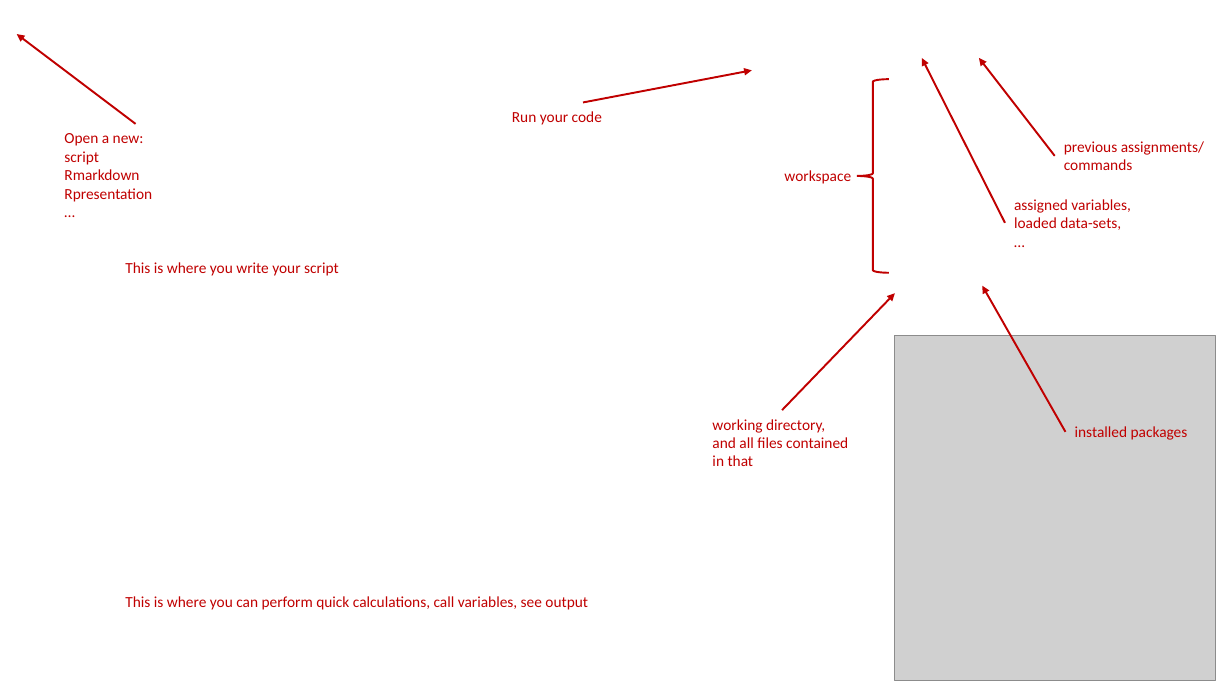
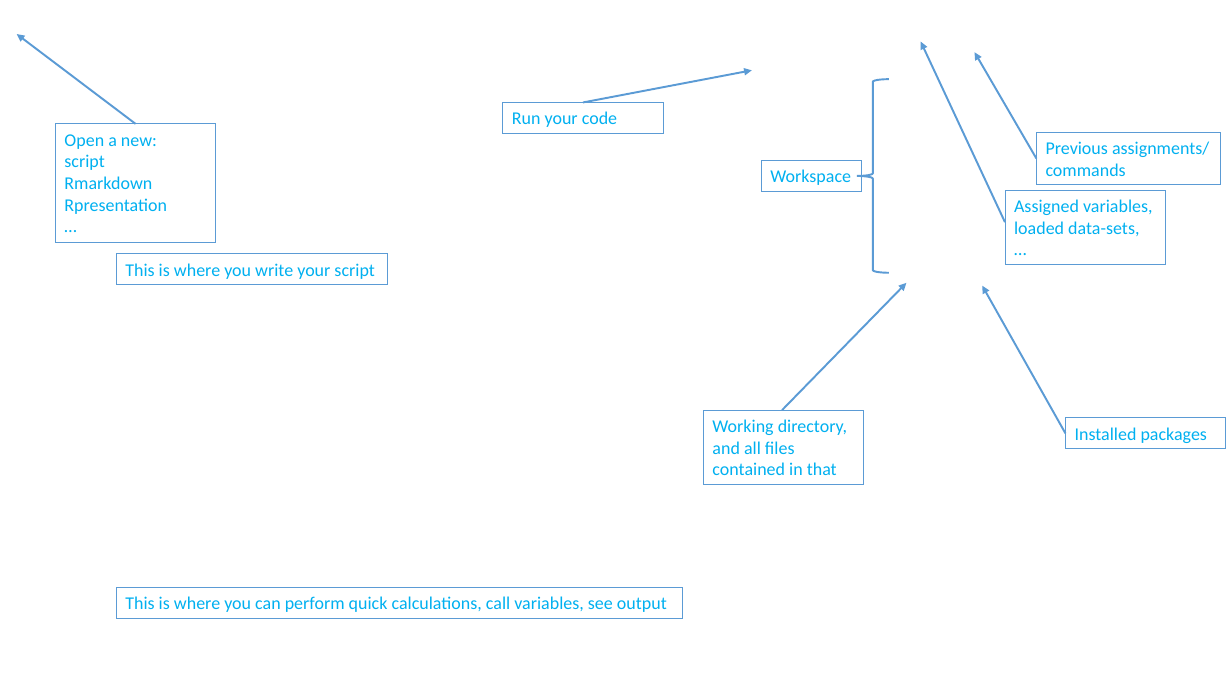
Before and after one commit to bonschorno/rcrashcourse, a slide deck: slide 1 of part1/iderstudio.pptx. Drawn at 1232x693 pixels with LibreOffice and Linux fonts; fonts in the diff are those of the drawing; grey boxes stand for pictures; background and template pictures are left out. Boxes give left, top, right and bottom in pixels: in the first picture for what was removed or moved away, otherwise in the second. Text is boxed around its words. In the diff, an @@ line names an element or a change of style, - is before the commit and + after.

Commit message:
Updated slides based on Mirjams suggestions

```diff
--- a/part1/iderstudio.pptx
+++ b/part1/iderstudio.pptx
@@ arrow (136, 124) - (17, 34): stroke #C00000 1.5 pt to #5B9BD5 1.5 pt @@
@@ arrow moved from (1006, 223) - (922, 58) to (1006, 222) - (921, 42) @@
@@ arrow (1006, 222) - (921, 42): stroke #C00000 1.5 pt to #5B9BD5 1.5 pt @@
@@ arrow moved from (1055, 156) - (980, 58) to (1037, 159) - (975, 53) @@
@@ arrow (1037, 159) - (975, 53): stroke #C00000 1.5 pt to #5B9BD5 1.5 pt @@
@@ arrow (583, 103) - (752, 70): stroke #C00000 1.5 pt to #5B9BD5 1.5 pt @@
@@ left brace at [857, 79, 889, 274]: outline #C00000 1.5 pt to #5B9BD5 1.5 pt @@
@@ rectangle "Run your code": place and size @@
-rectangle "Run your code" at [512, 111, 602, 125]
+rectangle "Run your code" at [503, 103, 664, 134]
@@ rectangle "Open a new:": place and size @@
-rectangle "Open a new:" at [64, 133, 152, 202]
+rectangle "Open a new:" at [55, 124, 216, 242]
@@ outline none to #5B9BD5 0.75 pt in 5 elements at [1066, 418, 1226, 449], [1006, 190, 1166, 265], [703, 410, 864, 485], [762, 161, 861, 192], [1037, 132, 1222, 185] @@
@@ rectangle "Previous assignments/": place and size @@
-rectangle "Previous assignments/" at [1064, 141, 1204, 170]
+rectangle "Previous assignments/" at [1037, 132, 1222, 185]
@@ text in rectangle at [1046, 141, 1209, 157]: text changed; size 12 to 14 pt; text colour #C00000 to #00B0F0 @@
-previous assignments/
+Previous assignments/
@@ rectangle "Workspace": place and size @@
-rectangle "Workspace" at [784, 170, 851, 184]
+rectangle "Workspace" at [762, 161, 861, 192]
@@ text in rectangle at [770, 169, 851, 185]: text changed; size 12 to 14 pt; text colour #C00000 to #00B0F0 @@
-workspace
+Workspace
@@ text in rectangle at [1046, 163, 1126, 176]: size 12 to 14 pt, text colour #C00000 to #00B0F0 in "commands" @@
@@ rectangle "Assigned variables,": place and size @@
-rectangle "Assigned variables," at [1014, 199, 1130, 230]
+rectangle "Assigned variables," at [1006, 190, 1166, 265]
@@ text in rectangle at [1014, 199, 1153, 215]: text changed; size 12 to 14 pt; text colour #C00000 to #00B0F0 @@
-assigned variables,
+Assigned variables,
@@ text in rectangle at [1014, 221, 1139, 236]: size 12 to 14 pt, text colour #C00000 to #00B0F0 in "loaded data-sets,", "…" @@
@@ rectangle "This is where you write ...": place and size @@
-rectangle "This is where you write ..." at [125, 262, 339, 276]
+rectangle "This is where you write ..." at [116, 254, 387, 286]
@@ arrow moved from (782, 410) - (895, 293) to (782, 410) - (907, 283) @@
@@ arrow (782, 410) - (907, 283): stroke #C00000 1.5 pt to #5B9BD5 1.5 pt @@
@@ arrow (1066, 433) - (982, 286): stroke #C00000 1.5 pt to #5B9BD5 1.5 pt @@
@@ picture removed at [895, 335, 1215, 680] @@
@@ rectangle "Working directory,": place and size @@
-rectangle "Working directory," at [712, 419, 848, 466]
+rectangle "Working directory," at [703, 410, 864, 485]
@@ text in rectangle at [712, 419, 847, 435]: text changed; size 12 to 14 pt; text colour #C00000 to #00B0F0 @@
-working directory,
+Working directory,
@@ rectangle "Installed packages": place and size @@
-rectangle "Installed packages" at [1075, 426, 1188, 440]
+rectangle "Installed packages" at [1066, 418, 1226, 449]
@@ text in rectangle at [712, 441, 837, 475]: size 12 to 14 pt, text colour #C00000 to #00B0F0 in "and all files contained in that" @@
@@ text in rectangle at [1075, 427, 1207, 443]: text changed; size 12 to 14 pt; text colour #C00000 to #00B0F0 @@
-installed packages
+Installed packages
@@ size 12 to 14 pt, text colour #C00000 to #00B0F0; outline none to #5B9BD5 0.75 pt in 4 elements at [503, 103, 664, 134], [55, 124, 216, 242], [116, 254, 387, 286], [116, 587, 683, 618] @@
@@ rectangle "This is where you can ...": place and size @@
-rectangle "This is where you can ..." at [125, 596, 588, 610]
+rectangle "This is where you can ..." at [116, 587, 683, 618]
```
Also in this commit, not shown: 21 other files.
